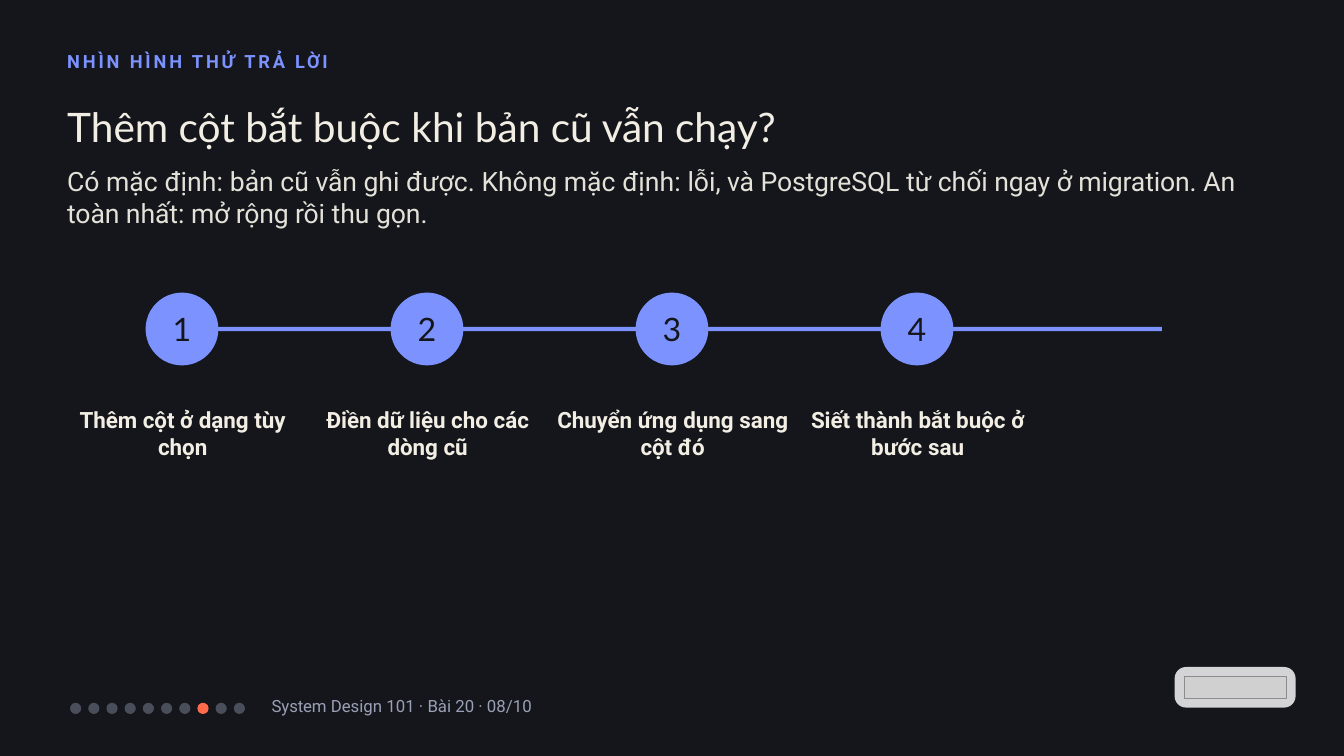
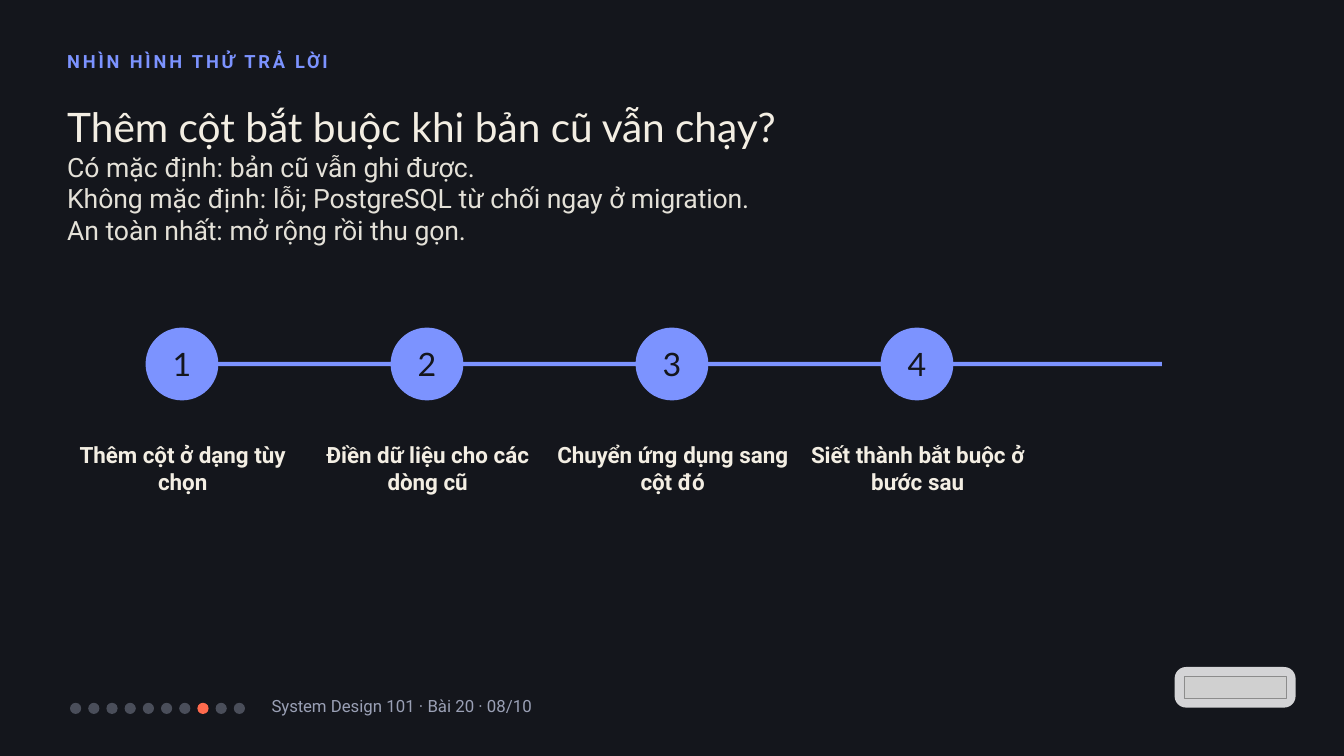
Before and after one commit to vohoailinh90/tool-marketing-studio, a slide deck: slide 8 of system-design-101/vi/lessons/sd-13-020/slides/sd-13-020.pptx. Drawn at 1344x756 pixels with LibreOffice and Linux fonts; fonts in the diff are those of the drawing; grey boxes stand for pictures. Boxes give left, top, right and bottom in pixels: in the first picture for what was removed or moved away, otherwise in the second. Text is boxed around its words. In the diff, an @@ line names an element or a change of style, - is before the commit and + after.

```diff
--- a/system-design-101/vi/lessons/sd-13-020/slides/sd-13-020.pptx
+++ b/system-design-101/vi/lessons/sd-13-020/slides/sd-13-020.pptx
@@ text at box(67, 155, 749, 246): text changed @@
-Có mặc định: bản cũ vẫn ghi được. Không mặc định: lỗi, và PostgreSQL từ chối ngay ở migration. An toàn nhất: mở rộng rồi thu gọn.
+Có mặc định: bản cũ vẫn ghi được.
+Không mặc định: lỗi; PostgreSQL từ chối ngay ở migration.
+An toàn nhất: mở rộng rồi thu gọn.
@@ 4 texts, 4 ellipses, 1 line: place and size @@
-4 texts, 4 ellipses, 1 line at box(80, 292, 1162, 460)
+4 texts, 4 ellipses, 1 line at box(80, 328, 1162, 495)
```
Also in this commit, not shown: 2 other files.
